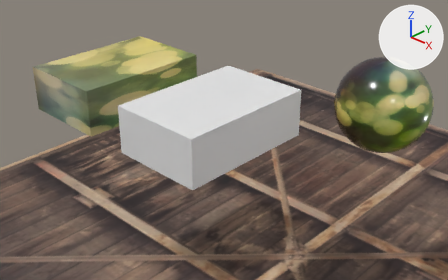
One commit to the Blender file assets/sphere.blend: the scene before it, then after it.
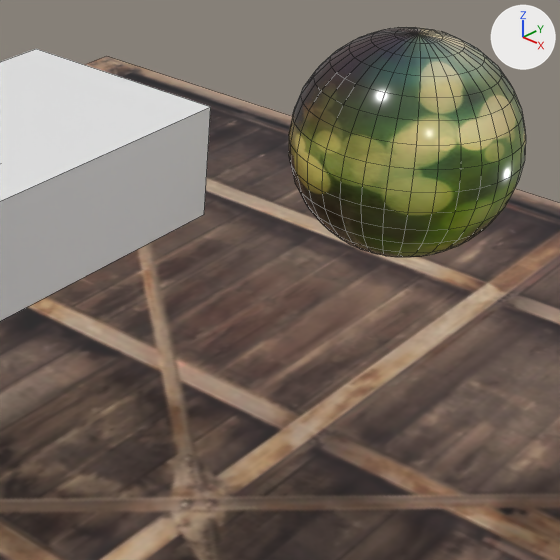
Each version is shown from a 50 mm camera at (7.82, -10.8, 10.22) aimed at (-3.65, 1.12, 1.78), then close up on the part from 48% to 100% of the width and 16% to 100% of the height. Lighting does not change. The marker at upper right points along +X, +Y and +Z. The close-ups show mesh edges as thin lines.
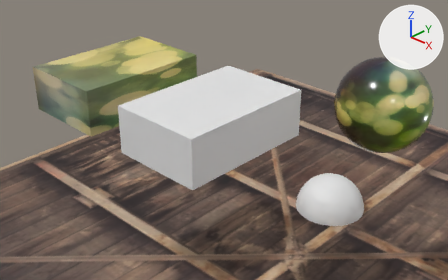
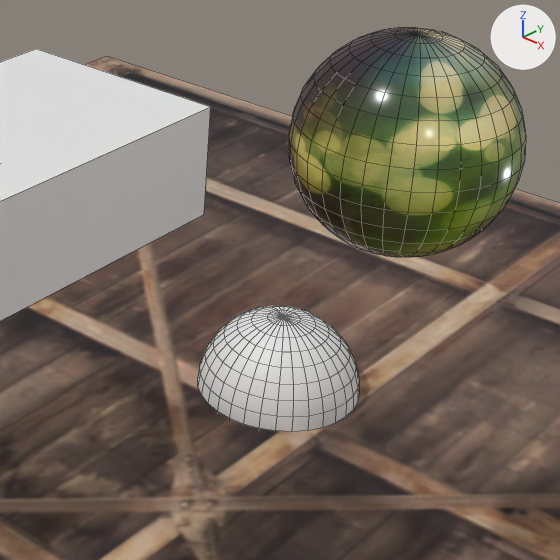
Where the change shows, as pixel boxes [x1, y1, x2, y2] in the close-ups (560 x 560 px):
'Sphere2', added: after [198, 306, 359, 432]

What changed in the scene script:
```text
Add me_sphere_002:
    me_sphere_002.from_pydata(...)  # a UV sphere (32 segments, 16 rings, poles along z) spanning x -1.0..1.0, y -1.0..1.0, z -1.0..1.0
    me_sphere_002.polygons.foreach_set('use_smooth', [True] * 512)
    me_sphere_002.materials.append(mat_material_002)  # white #e7e7e7
Add ob_sphere2:
    ob_sphere2 = bpy.data.objects.new('Sphere2', me_sphere_002)
    ob_sphere2.location = (-0.75, 2.65, 0.0)
```
